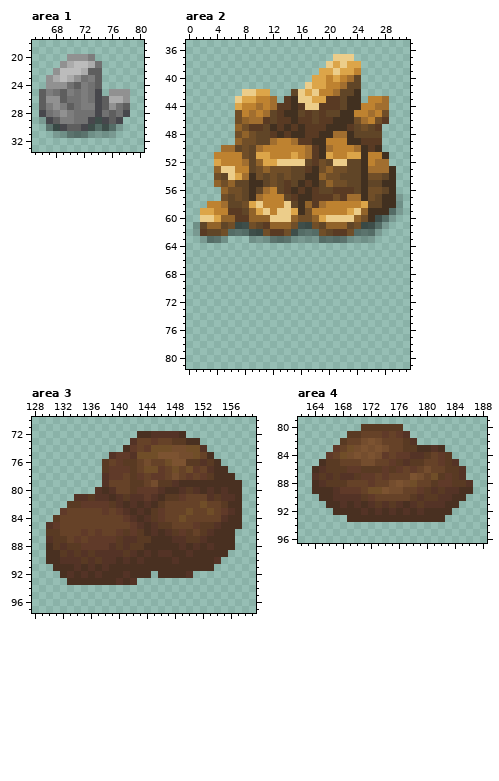
File history of a pixel-art file, src/concept/sprite/decor.aseprite. Above is the file before it was changed.
256x256 pixels, 1 frame. Colours within 5 levels of each other are drawn and written as one. Shown: area 1: x 65..80, y 18..33; area 2: x 0..31, y 35..81; area 3: x 128..159, y 70..97; area 4: x 162..188, y 79..96. The commit also changed other parts of the picture, which this record leaves out.
The result:
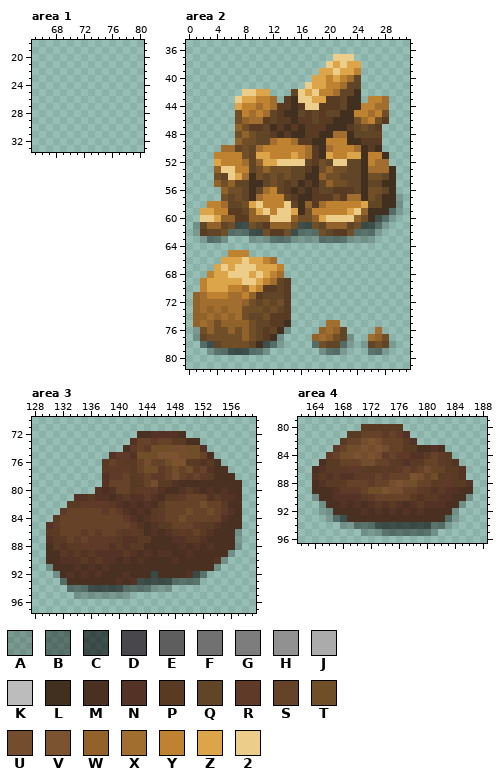
Palette (. is transparent): A #00000032  B #00000064  C #00000096  D #47474c  E #5e5e5e  F #717171  G #7d7d7d  H #919191  J #ababab  K #bcbcbc  L #413020  M #493021  N #543326  P #593a23  Q #604527  R #603a29  S #664228  T #704e28  U #744d2e  V #7c5331  W #91632a  X #a16e2f  Y #be8230  Z #dca549  2 #eccd8a
The edit:
--- area 1, layer "Layer 1"
@@ x 65..80 @@
 19 ................
-20 .....HHHG.......
-21 ....HJKKJF......
-22 ...HKKKJEE......
-23 ..HJKJHFGE......
-24 ..HHHFEGFE......
-25 .EGFEGFGFD.HHH..
-26 .EHHEFFGFDEJJH..
-27 .EGHGEFGGDEHFE..
-28 .DFGHGFFFDFEFD..
-29 .ADEGGFFDCDED...
-30 ..BCDEEDCBCBA...
-31 ...AABBBAAAA....
+20 ................
+21 ................
+22 ................
+23 ................
+24 ................
+25 ................
+26 ................
+27 ................
+28 ................
+29 ................
+30 ................
+31 ................
 32 ................
--- area 2, layer "Layer 1"
@@ x 0..31 @@
 64 ................................
-65 ................................
-66 ................................
-67 ................................
-68 ................................
-69 ................................
-70 ................................
-71 ................................
-72 ................................
-73 ................................
-74 ................................
-75 ................................
-76 ................................
-77 ................................
-78 ................................
-79 ................................
+65 ......YYY.......................
+66 .....ZZZ2ZZYX...................
+67 ....Z2Z222ZZZY..................
+68 ...YZZ222Z2ZYX..................
+69 ..YZZZZZ22ZYXQP.................
+70 ..YZZZYYXZYPPQP.................
+71 .WXYYYXXYWPQQQP.................
+72 .WXXXXXXWTQTQTP.................
+73 .WXWXWXXTTTQTQP.................
+74 .WWXWXWXTQQTPPP.................
+75 .WXWTWWWWTQQPPL.....XX..........
+76 .ATWTTWTWTQPQLA....WXWQ....X....
+77 .AQTTTTTWTQPLA....WXWTQA..XWT...
+78 ..BCQTTTTQLCBA....BTQQBA.AQTQA..
+79 ...ABBCCCBBA.......ABBA...BBA...
 80 ................................
--- area 3, layer "Layer 1"
@@ x 128..159 @@
 85 ..NRSSSSSSSSSSRNMNPPSSSRPPNMMM..
-86 ..PPSSSRSRSSRPRPMNMNPRPSPNMMM...
-87 ..NPPSRSRRRRPNNPPMMMNNPPNMMMM...
-88 ..MPNPPRRRRNPNPPMMMMMNMNMNMMM...
-89 ..MMPNPNPNNNNPNMNMNNMMNMMMMM....
-90 ..MMNNNPNPNNMNMNMMMMNMMMMMN.....
-91 ...MMMNMNMNMMMMMMMMMMMMMMM......
-92 ....MNMNMNMMMNMMM.MMMMN.........
-93 .....MMMMMMMNMN.................
-94 ................................
-95 ................................
+86 ..PPSSSRSRSSRPRPMNMNPRPSPNMMMA..
+87 ..NPPSRSRRRRPNNPPMMMNNPPNMMMMA..
+88 ..MPNPPRRRRNPNPPMMMMMNMNMNMMMA..
+89 ..MMPNPNPNNNNPNMNMNNMMNMMMMMA...
+90 ..MMNNNPNPNNMNMNMMMMNMMMMMNA....
+91 ..AMMMNMNMNMMMMMMMMMMMMMMMA.....
+92 ...AMNMNMNMMMNMMMCMMMMNCB.......
+93 ....BMMMMMMMNMNCCCCCBBBB........
+94 .....BBBCCCCCBBBBAAA............
+95 ......AAAAAAAA..................
 96 ................................
--- area 4, layer "Layer 1"
@@ x 162..188 @@
 89 ..MMMNRRRSTTVUUSSRPNPNNMM..
-90 ...MMNNNNPRSSSSSPNPPNNMM...
-91 ....MMNMNMNPNPNMNPNNNMM....
-92 .....MMMMNMNMNMNMNMMMM.....
-93 .......MMMMMMMMMMMMMM......
-94 ...........................
-95 ...........................
+90 ..AMMNNNNPRSSSSSPNPPNNMMA..
+91 ...AMMNMNMNPNPNMNPNNNMMA...
+92 ...AAMMMMNMNMNMNMNMMMMA....
+93 ....ABCMMMMMMMMMMMMMMBA....
+94 ......AABBBCCCCCCCCBBA.....
+95 .........AAABBBBBBBA.......
 96 ...........................
Boxes around the changes in both pictures, in picture pixels (x1, y1, x2, y2):
erased: (39, 54, 130, 138)
added: (193, 250, 291, 355)
added: (312, 320, 396, 355)
added: (46, 529, 242, 599)
added: (312, 494, 473, 536)
